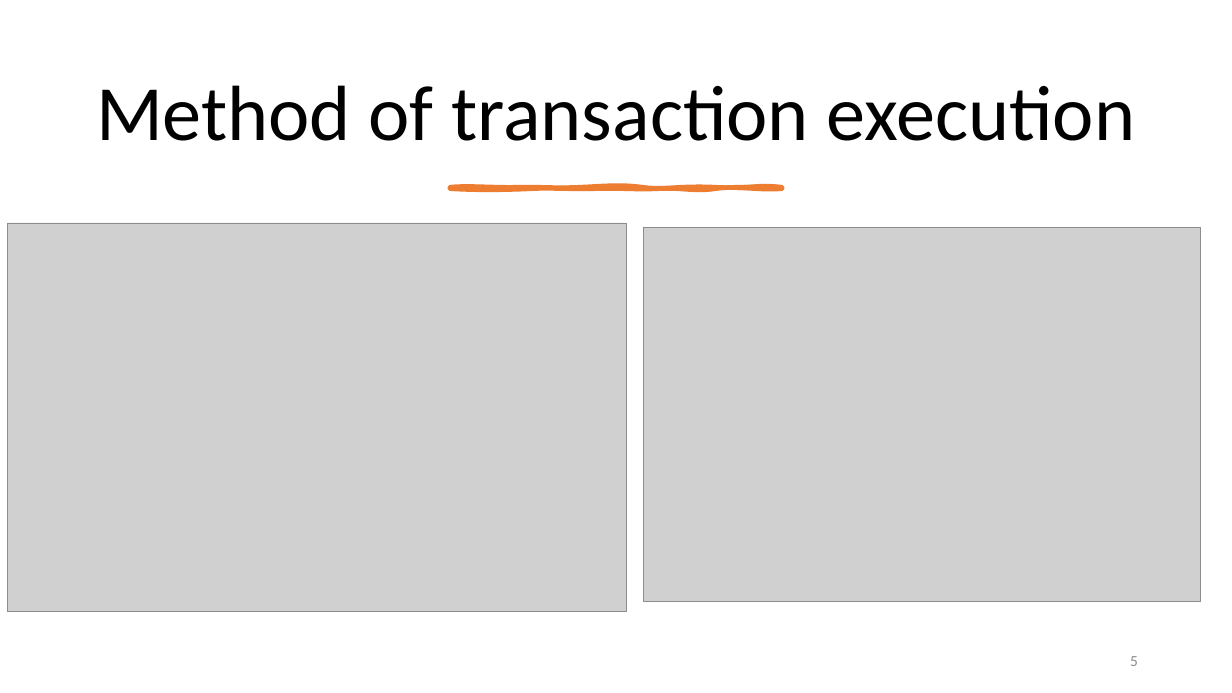
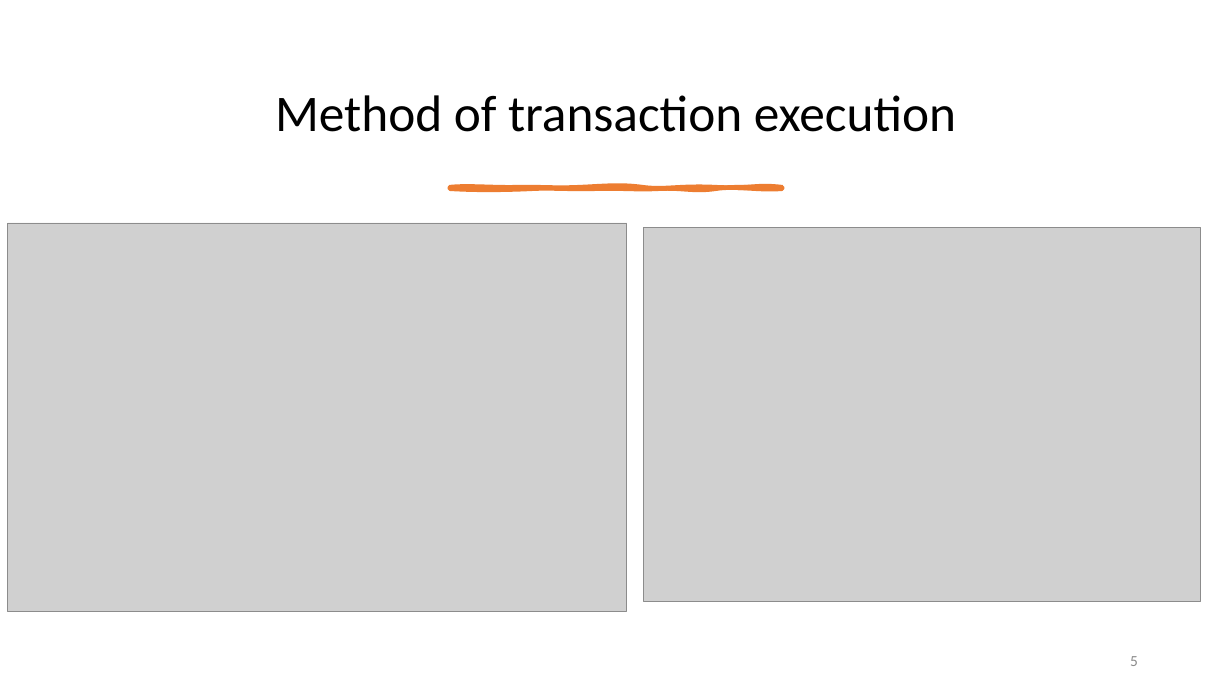
Before and after one commit to ljystu/Web-scale-data-management-project, a slide deck: slide 5 of final_presentation_group6.pptx. Drawn at 1232x693 pixels with LibreOffice and Linux fonts; fonts in the diff are those of the drawing; grey boxes stand for pictures. Boxes give left, top, right and bottom in pixels: in the first picture for what was removed or moved away, otherwise in the second. Text is boxed around its words. In the diff, an @@ line names an element or a change of style, - is before the commit and + after.

Commit message:
Update slides

```diff
--- a/final_presentation_group6.pptx
+++ b/final_presentation_group6.pptx
@@ title "Method of transaction execution" at [275,95,956,132]: size 61 to 40 pt @@
```
Also in this commit, not shown: 2 other slides changed, 2 slides added, 1 slide removed.
